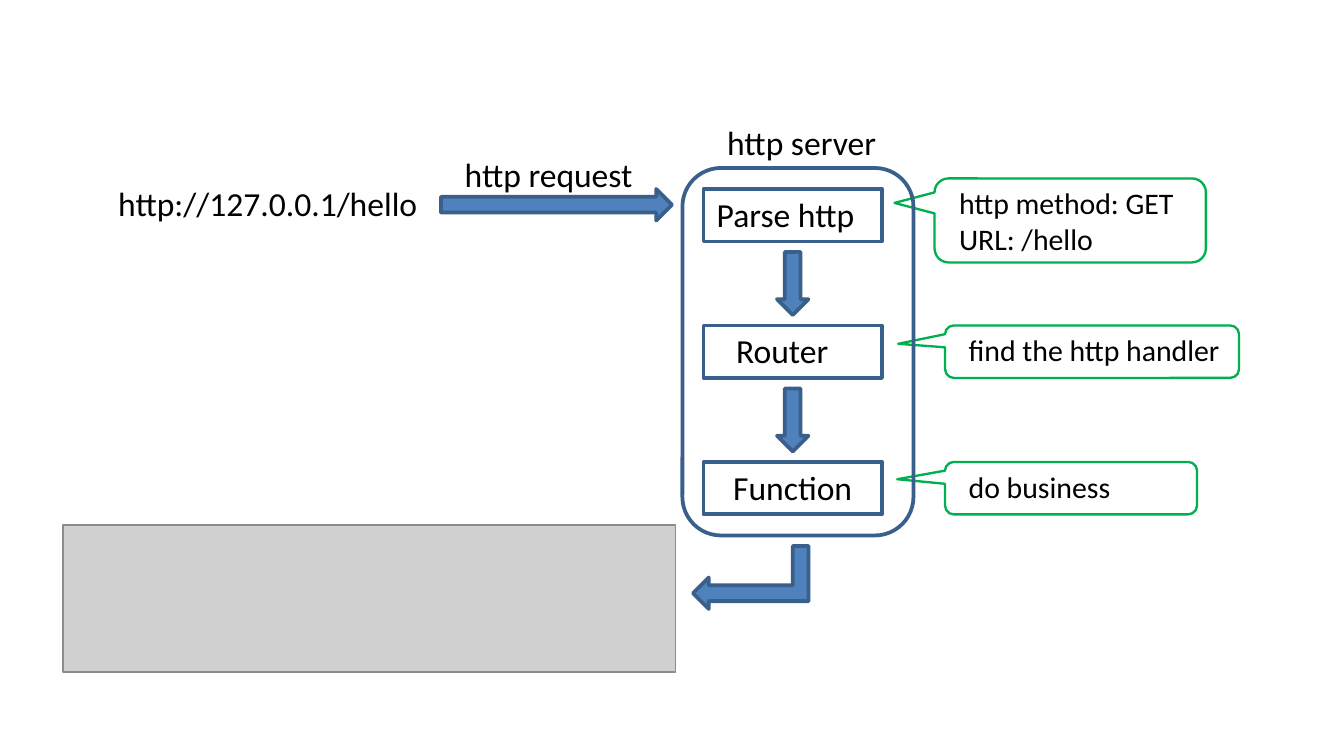
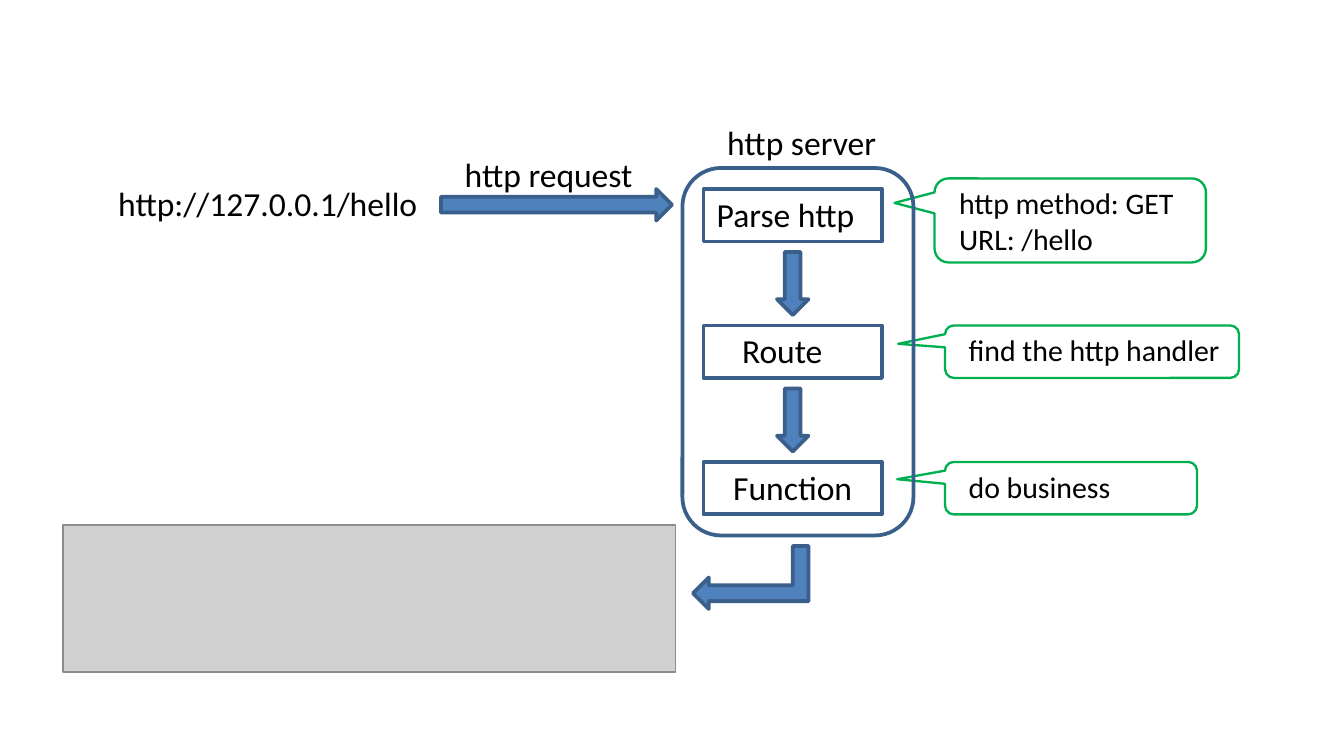
Before and after one commit to qicosmos/cppcon2018, a slide deck: slide 26 of cppcon2018.pptx. Drawn at 1344x756 pixels with LibreOffice and Linux fonts; fonts in the diff are those of the drawing; grey boxes stand for pictures. Boxes give left, top, right and bottom in pixels: in the first picture for what was removed or moved away, otherwise in the second. Text is boxed around its words. In the diff, an @@ line names an element or a change of style, - is before the commit and + after.

```diff
--- a/cppcon2018.pptx
+++ b/cppcon2018.pptx
@@ text at bbox=[742, 341, 822, 364]: text changed @@
-Router
+Route
```
Also in this commit, not shown: 6 other slides changed.
